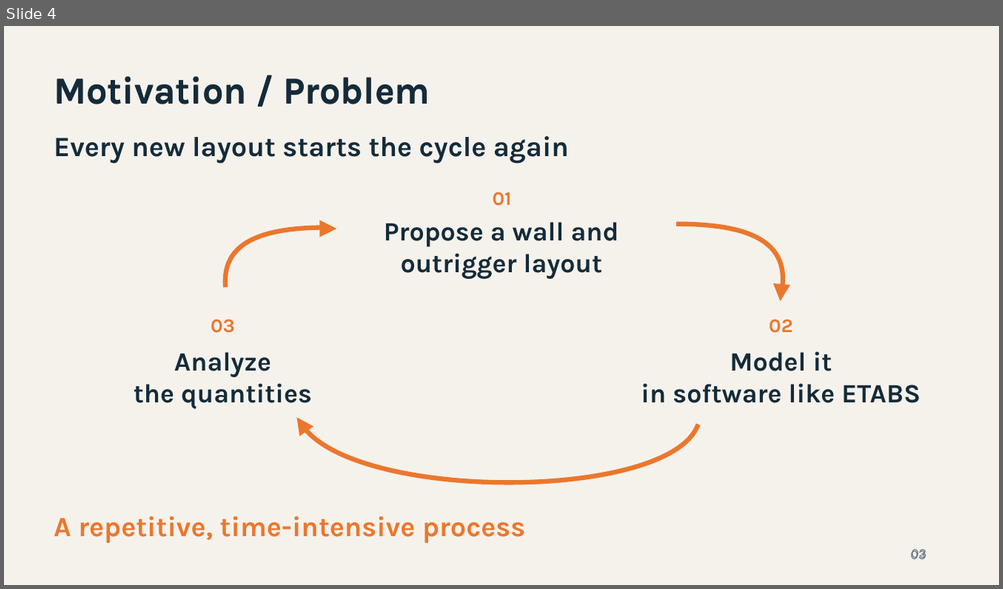
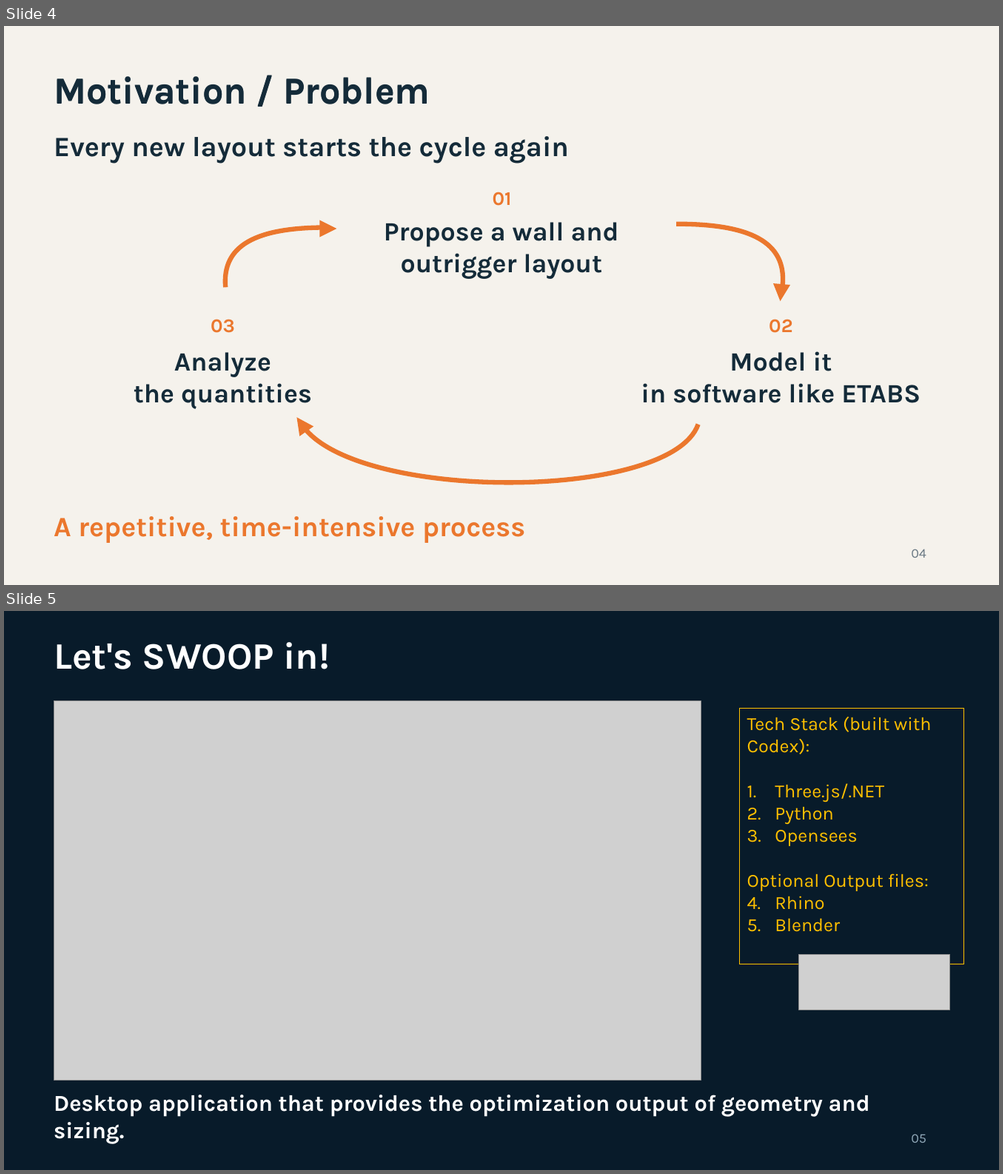
Before and after one commit to shearload/se-hackathon-point-tower, a slide deck: powerpoint/SWOOP_Presentation_Template.pptx. Shown one above the other, each under a label of ours: slide 4 before the commit, slides 4 and 5 after it. The pictures are 1003x589 and 1003x1174 pixels, drawn with LibreOffice and Linux fonts; fonts in the diff are those of the drawing; grey boxes stand for pictures. Boxes give left, top, right and bottom in pixels: in the first picture for what was removed or moved away, otherwise in the second. Text is boxed around its words. In the diff, an @@ line names an element or a change of style, - is before the commit and + after.

```diff
--- a/powerpoint/SWOOP_Presentation_Template.pptx
+++ b/powerpoint/SWOOP_Presentation_Template.pptx
@@ slide 5 added at (4,611,999,1170), background #081B2A @@
@@ text added at (54,642,330,669), 36 pt, text #FFFFFF, bold @@
+Let's SWOOP in!
@@ picture added at (54,701,701,1080) @@
@@ rectangle added at (740,708,965,964), outline #FFC000 0.75 pt, 18 pt, text #FFC000 @@
+Tech Stack (built with Codex):
+1. Three.js/.NET
+2. Python
+3. Opensees
+Optional Output files:
+1. Rhino
+2. Blender
@@ picture added at (799,955,949,1011) @@
@@ text added at (54,1095,870,1145), 22 pt, text #FFFFFF, bold @@
+Desktop application that provides the optimization output of geometry and sizing.
@@ text added at (910,1134,926,1143), 12.8 pt, text #91A9B9 @@
+05
@@ slide 4 changed as well @@
@@ text at (910,549,926,558): text changed @@
-03
+04
@@ text removed at (910,547,949,566) @@
-03
```
Also in this commit, not shown: 3 other slides changed, 6 other slides added, 8 slides removed.
